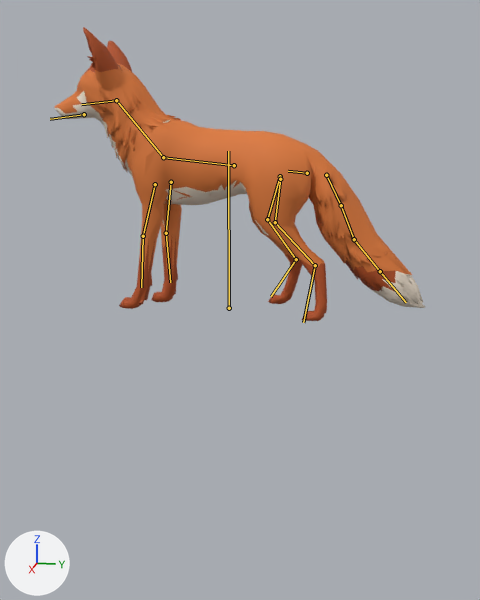
The glTF model packages/client/public/models/fox.glb, before and after one commit.
Rendered twice from a camera (50 mm lens) standing at (3.81, 0.83, 0.95) and looking at (-0.02, 0.06, 0.0). The axes (+X, +Y, +Z) are drawn at lower left. The lights are the same throughout. The first picture is the older version. Both versions are drawn at frame 25 of the action 'emote_backflip'; the numbers are the values there. The bones that change, and the others that lie on the model, are drawn over the model as lines.

In view in the first picture: 'fox'.
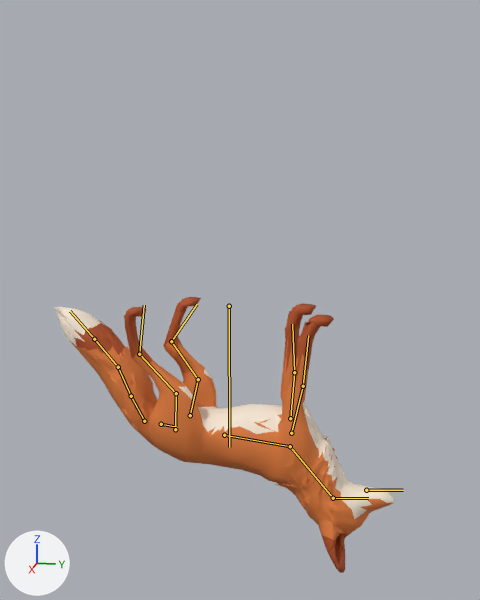
Pixel boxes (x1, y1, x2, y2) of what changed, in the pictures (480 x 600 px):
'fox', posed (9% narrower, 6% shorter): before (54, 27, 426, 321); after (54, 297, 394, 573)
bone 'root', root to tip: before (229, 308) to (228, 151); after (229, 306) to (229, 447)
bone 'frontupper.L', root to tip: before (171, 182) to (166, 233); after (290, 418) to (294, 372)
bone 'frontlower.L', root to tip: before (166, 233) to (170, 282); after (294, 372) to (292, 324)
bone 'frontupper.R', root to tip: before (155, 184) to (143, 236); after (291, 433) to (303, 386)
bone 'frontlower.R', root to tip: before (143, 236) to (141, 287); after (303, 386) to (308, 335)
bone 'backupper.L', root to tip: before (280, 176) to (267, 219); after (190, 415) to (198, 379)
bone 'backlower.L', root to tip: before (267, 219) to (296, 259); after (198, 379) to (171, 341)
bone 'backupper.R', root to tip: before (280, 179) to (275, 222); after (175, 429) to (176, 393)
bone 'backlower.R', root to tip: before (275, 222) to (315, 265); after (176, 393) to (139, 354)

What the commit changed:
Bone 'root' (bone_root) moves from (0.0, -0.055, 0.0) to (0.0, -0.04, 0.0).
Bone 'root' (bone_root) turns from (0, 0, 0) to (180, 0, 0) degrees about its own x, y and z.
Bone 'frontupper.L' (bone_frontupper_l) turns from (11, 0, 0) to (7, 0, 0) degrees about its own x, y and z.
Bone 'frontlower.L' (bone_frontlower_l) turns from (-12, 0, 0) to (-8, 0, 0) degrees about its own x, y and z.
Bone 'frontupper.R' (bone_frontupper_r) turns from (11, 0, 0) to (7, 0, 0) degrees about its own x, y and z.
Bone 'frontlower.R' (bone_frontlower_r) turns from (-12, 0, 0) to (-8, 0, 0) degrees about its own x, y and z.
Bone 'backupper.L' (bone_backupper_l) turns from (11, 0, 0) to (7, 0, 0) degrees about its own x, y and z.
Bone 'backlower.L' (bone_backlower_l) turns from (-12, 0, 0) to (-8, 0, 0) degrees about its own x, y and z.
Bone 'backupper.R' (bone_backupper_r) turns from (11, 0, 0) to (7, 0, 0) degrees about its own x, y and z.
Bone 'backlower.R' (bone_backlower_r) turns from (-12, 0, 0) to (-8, 0, 0) degrees about its own x, y and z.
